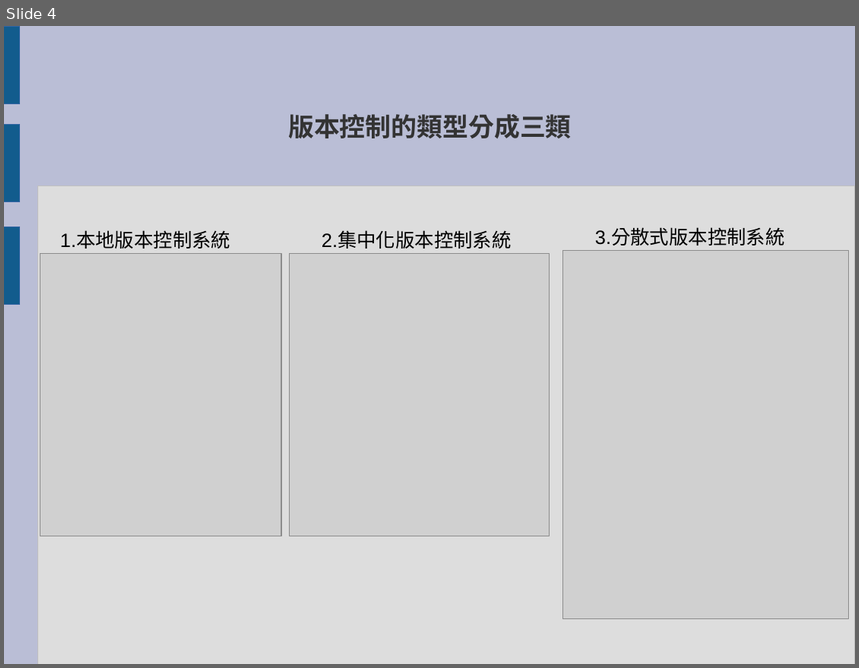
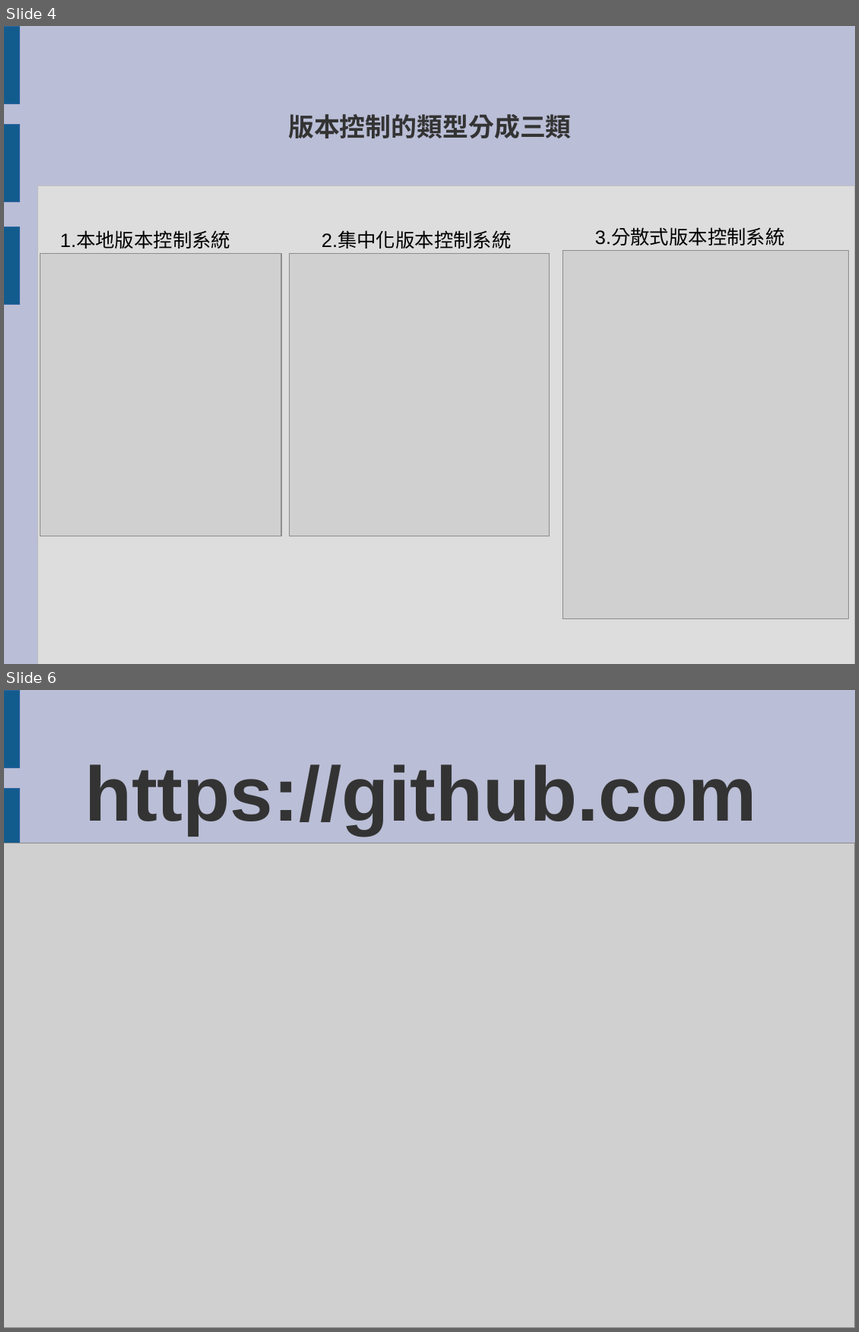
Before and after one commit to ricky9075/TestVsCode, a slide deck: TestVsCodeAddGit.odp. Shown one above the other, each under a label of ours: slide 4 before the commit, slides 4 and 6 after it; the slides between them are not shown. The pictures are 859x668 and 859x1332 pixels, drawn with LibreOffice and Linux fonts; fonts in the diff are those of the drawing; grey boxes stand for pictures. Boxes give left, top, right and bottom in pixels: in the first picture for what was removed or moved away, otherwise in the second. Text is boxed around its words. In the diff, an @@ line names an element or a change of style, - is before the commit and + after.

```diff
--- a/TestVsCodeAddGit.odp
+++ b/TestVsCodeAddGit.odp
@@ slide 6 added at bbox=[4, 690, 855, 1328], background #BABED6; not listed: 4 template elements that a slide beside it also shows @@
@@ title added at bbox=[85, 764, 757, 835], 72 pt, text #333333, bold @@
+https://github.com
@@ picture added at bbox=[4, 844, 855, 1328] @@
```
Also in this commit, not shown: 2 slides changed, 1 other slide added, 1 slide removed, 2 other files.
